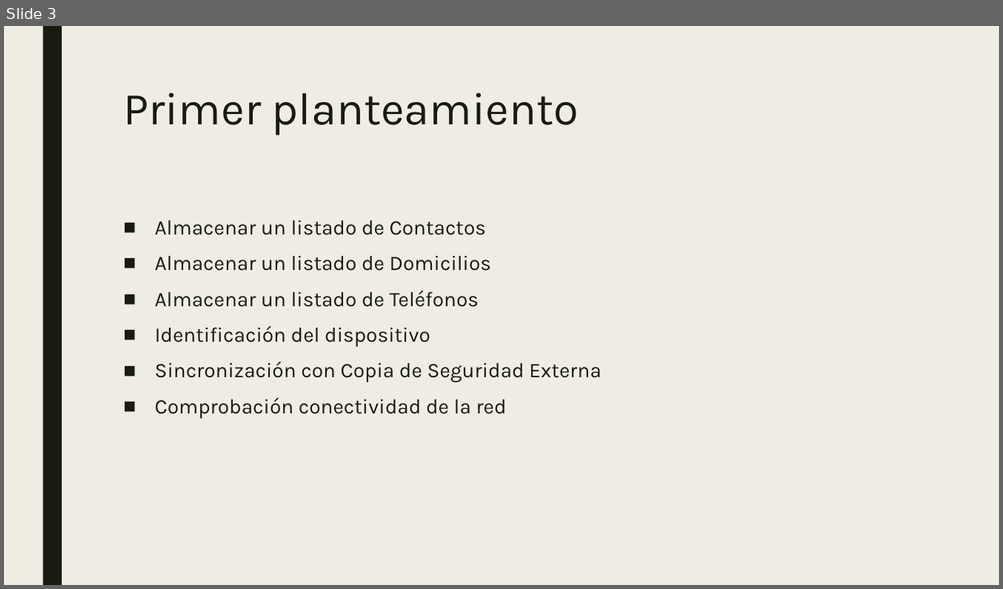
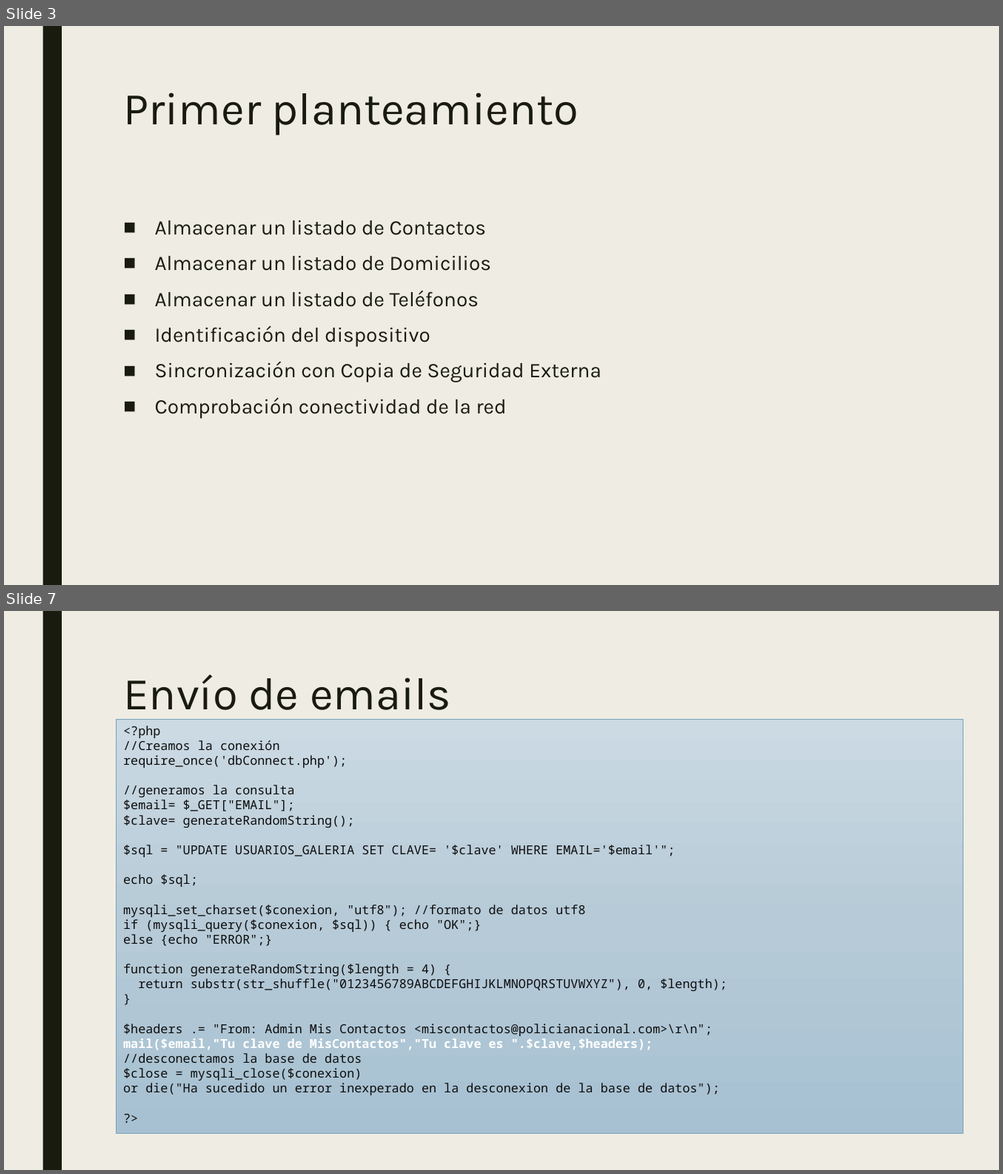
Before and after one commit to rubenseglop/Contactos, a slide deck: app/src/main/Documentacion/Presentacion.pptx. Shown one above the other, each under a label of ours: slide 3 before the commit, slides 3 and 7 after it; the slides between them are not shown. The pictures are 1003x589 and 1003x1174 pixels, drawn with LibreOffice and Linux fonts; fonts in the diff are those of the drawing. Boxes give left, top, right and bottom in pixels: in the first picture for what was removed or moved away, otherwise in the second. Text is boxed around its words. In the diff, an @@ line names an element or a change of style, - is before the commit and + after.

```diff
--- a/app/src/main/Documentacion/Presentacion.pptx
+++ b/app/src/main/Documentacion/Presentacion.pptx
@@ slide 7 added at <box>4,611,999,1170</box>, background #EFEDE3; not listed: 1 template element that a slide beside it also shows @@
@@ title added at <box>123,675,451,720</box>, 44 pt, text #191B0E @@
+Envío de emails
@@ rectangle added at <box>116,719,963,1133</box>, fill gradient #CCDAE3 to #B6CAD7 to #A7C1D2, outline #77A2BB 0.5 pt, 12 pt, text #0D0D0D @@
+<?php
+//Creamos la conexión
+require_once('dbConnect.php');
+//generamos la consulta
+$email= $_GET["EMAIL"];
+$clave= generateRandomString();
+$sql = "UPDATE USUARIOS_GALERIA SET CLAVE= '$clave' WHERE EMAIL='$email'";
+echo $sql;
+mysqli_set_charset($conexion, "utf8"); //formato de datos utf8
+if (mysqli_query($conexion, $sql)) { echo "OK";}
+else {echo "ERROR";}
+function generateRandomString($length = 4) {
+return substr(str_shuffle("0123456789ABCDEFGHIJKLMNOPQRSTUVWXYZ"), 0, $length);
+}
+$headers .= "From: Admin Mis Contactos <miscontactos@policianacional.com>\r\n";
+mail($email,"Tu clave de MisContactos","Tu clave es ".$clave,$headers);
+//desconectamos la base de datos
+$close = mysqli_close($conexion)
+or die("Ha sucedido un error inexperado en la desconexion de la base de datos");
+?>
```
Also in this commit, not shown: 1 slide changed, 5 other slides added, 2 slides removed.
